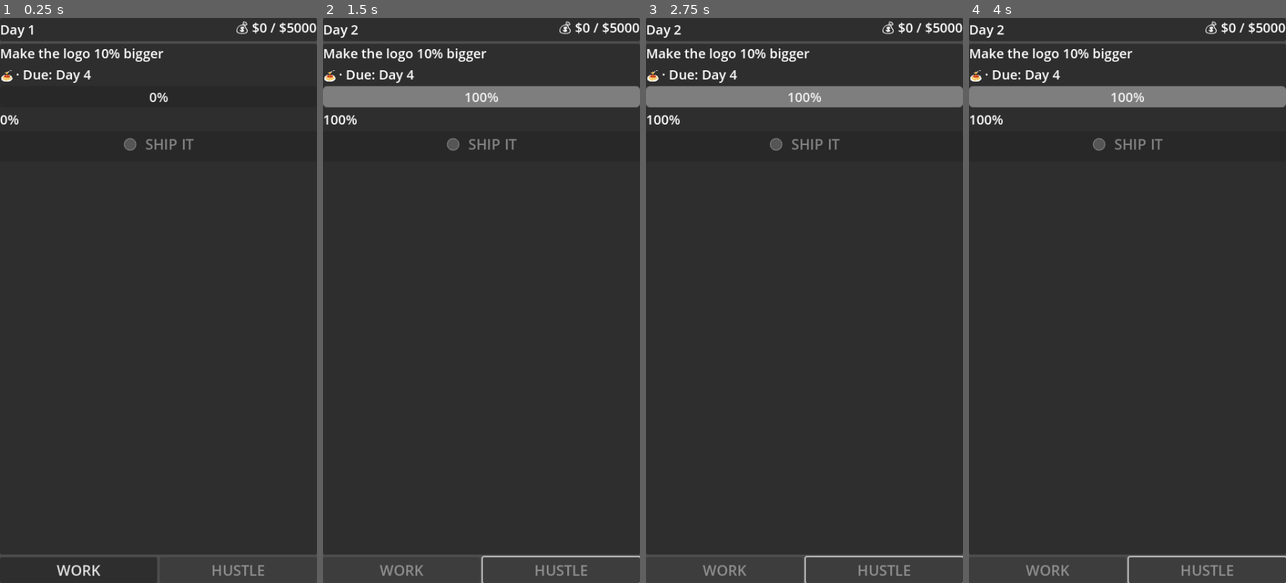
Above: before the commit, frames 1-4 (left to right).
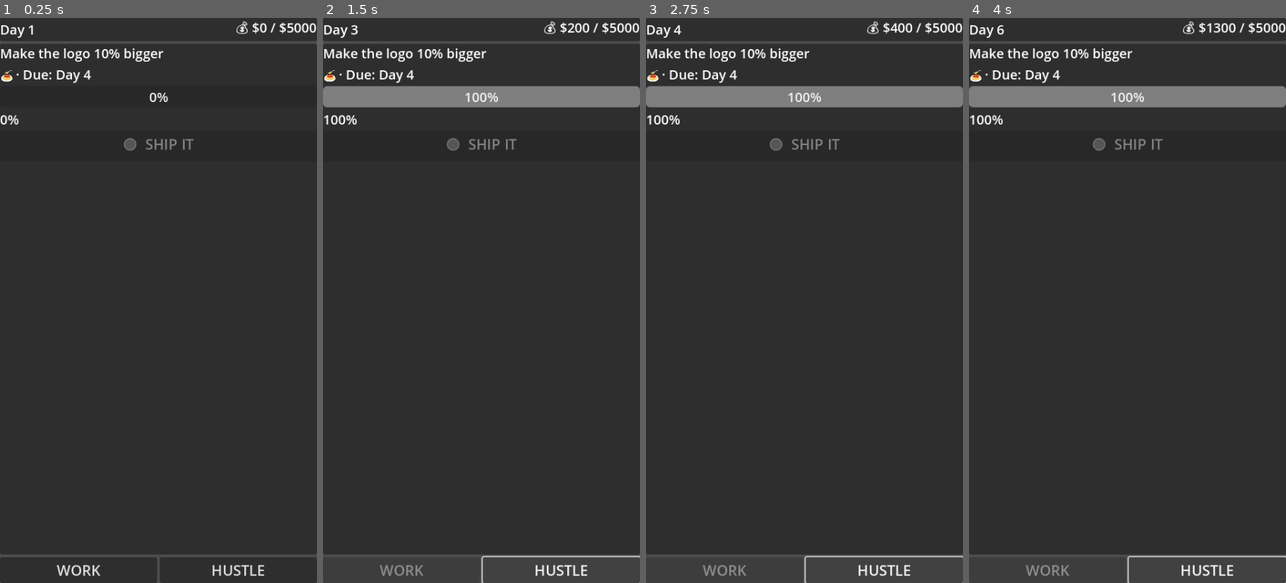
Above: after the commit, the same moments.

Repository: lmchoi/game-code-monkey-code
Game: Godot game, scene res://scenes/game_ui.tscn
Two runs of this game, one before a commit and one after it. Both use one fixed random seed, a clock stepped at 60 frames per second and the inputs below.
Inputs (mouse positions are in pixels of both pictures, inside the frame that each line leads up to):
- Up to frame 1 (0.25 s): no input
- Up to frame 2 (1.5 s): click "WORK" at 0.5 s; click (560, 571) at 1.25 s, where only the run after the commit has a clickable "HUSTLE"
- Up to frame 3 (2.75 s): click (883, 571) at 2 s, where only the run after the commit has a clickable "HUSTLE"
- Up to frame 4 (4 s): click (1206, 571) at 2.75 s, where only the run after the commit has a clickable "HUSTLE"; tap Enter at 3.5 s

The runs differ from the first frame. In frame 1, 0.1% of the frame differs, in the area x 67-84%, y 96-99%; in frame 2, 0.4%; in frame 3, 0.4%; in frame 4, 0.4%, in the area x 8-100%, y 0-99%.

Commit message:
Step 6c — HUSTLE button wired, bookkeeping + win check hooked into do_work and do_hustle
Co-Authored-By: Claude Sonnet 4.6 <noreply@anthropic.com>

Diff:
--- a/autoloads/game_manager.gd
+++ b/autoloads/game_manager.gd
@@ -26,6 +26,16 @@
 	var delta := calculate_progress_delta(TaskManager.current_task["complexity"], bugs)
 	TaskManager.advance_progress(delta)
 	_consequence_phase()
+	_do_bookkeeping()
+	_check_game_state()
+	day += 1
+
+func do_hustle() -> void:
+	_constraint_phase()
+	money += int(balance.hustle_income)
+	_consequence_phase()
+	_do_bookkeeping()
+	_check_game_state()
 	day += 1
 
 func _do_bookkeeping() -> void:
--- a/scenes/game_ui.gd
+++ b/scenes/game_ui.gd
@@ -8,6 +8,7 @@
 @onready var _day_label: Label = $MainLayout/TopBar/HBoxContainer/DayLabel
 @onready var _money_label: Label = $MainLayout/TopBar/HBoxContainer/MoneyLabel
 @onready var _work_button: Button = $MainLayout/ActionButtons/WorkButton
+@onready var _hustle_button: Button = $MainLayout/ActionButtons/HustleButton
 
 func _ready() -> void:
 	TaskManager.task_changed.connect(_on_task_changed)
@@ -15,6 +16,7 @@
 	GameManager.day_changed.connect(_on_day_changed)
 	GameManager.money_changed.connect(_on_money_changed)
 	_work_button.pressed.connect(GameManager.do_work)
+	_hustle_button.pressed.connect(GameManager.do_hustle)
 	GameManager.day_changed.emit(GameManager.day)
 	GameManager.money_changed.emit(GameManager.money)
 	TaskManager.task_changed.emit(TaskManager.current_task)
@@ -31,7 +33,7 @@
 	_day_label.text = "Day %d" % new_day
 
 func _on_money_changed(new_money: int) -> void:
-	_money_label.text = "💰 $%d / $%d" % [new_money, GameManager.balance.win_goal]
+	_money_label.text = "💰 $%d / $%d" % [new_money, int(GameManager.balance.win_goal)]
 
 func _on_task_progress_changed(progress: float) -> void:
 	_progress_bar.value = progress
--- a/scenes/game_ui.tscn
+++ b/scenes/game_ui.tscn
@@ -67,4 +67,3 @@
 layout_mode = 2
 size_flags_horizontal = 3
 text = "HUSTLE"
-disabled = true
